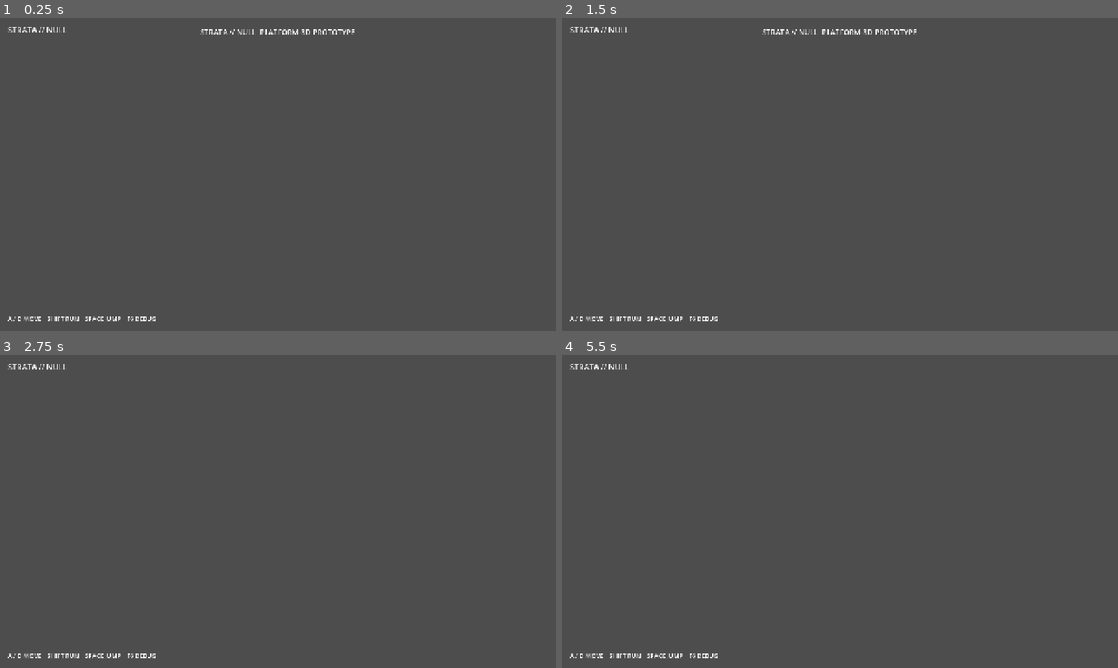
Above: before the commit, frames 1-4 (two rows, left to right).
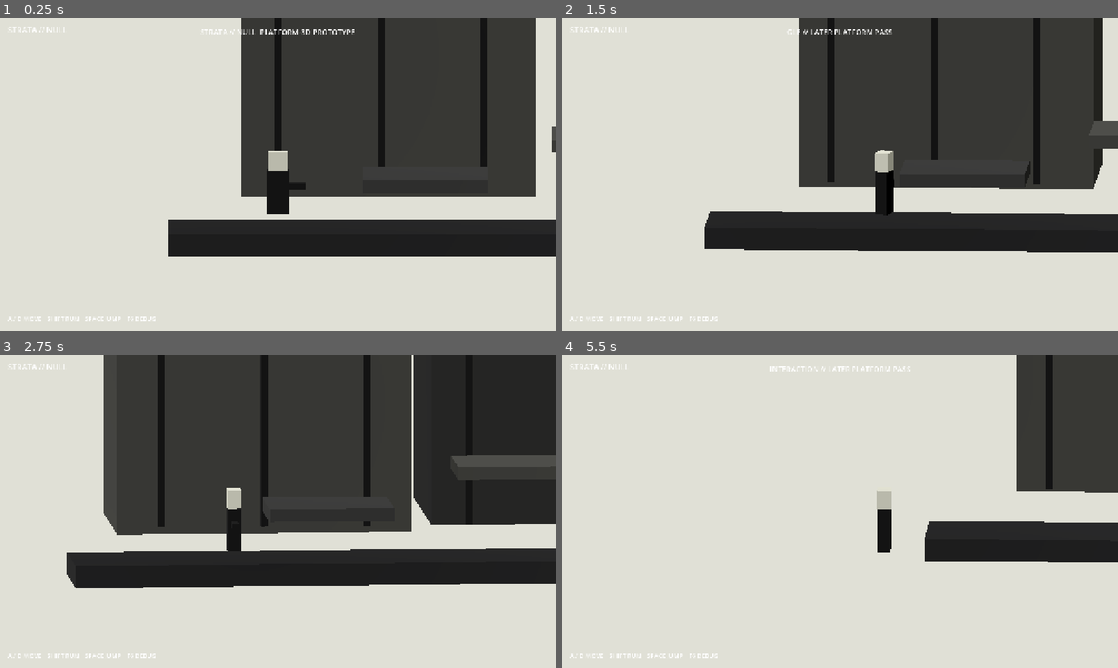
Above: after the commit, the same moments.

Repository: qcimport1337-sketch/STRATA_NULL_BUILD
Game: Godot game, scene res://scenes/main.tscn
Two runs of this game, one before a commit and one after it. Both use one fixed random seed, a clock stepped at 60 frames per second and the inputs below.
Inputs (mouse positions are in pixels of both pictures, inside the frame that each line leads up to):
- Up to frame 1 (0.25 s): no input
- Up to frame 2 (1.5 s): move the mouse to (962, 158) at 0.52 s; hold D (move_right) 0.53-1.28 s; tap F (interact) at 0.6 s; tap Space (jump) at 0.77 s; move the mouse to (728, 190) at 1.27 s; hold A (move_left) from 1.28 s (still down); click (728, 190) at 1.35 s
- Up to frame 3 (2.75 s): tap Space (jump) at 1.52 s; move the mouse to (333, 442) at 2.02 s; release A (move_left) at 2.03 s; hold D (move_right) from 2.03 s (still down); hold Shift (sprint) from 2.03 s (still down)
- Up to frame 4 (5.5 s): move the mouse to (812, 574) at 2.77 s; release Shift (sprint) at 2.78 s; tap F (interact) at 2.85, 5.1 s; tap Space (jump) at 3.02, 3.77, 4.52 s; move the mouse to (1006, 558) at 3.52 s; release D (move_right) at 3.53 s; hold A (move_left) from 3.53 s (still down); click (1006, 558) at 3.6 s; move the mouse to (673, 464) at 4.27 s; tap Shift (sprint) at 4.35 s; move the mouse to (867, 511) at 5.02 s

The runs differ from the first frame. In frame 1, 99% of the frame differs, in the area x 0-100%, y 0-100%; in frame 2, 98%; in frame 3, 96%; in frame 4, 100%.
Error before the commit: Parse Error: Cannot infer the type of "ahead" variable because the value doesn't have a set type. (res://scripts/camera_rig.gd:40)

Commit message:
Fix platform camera type inference

Diff:
--- a/scripts/camera_rig.gd
+++ b/scripts/camera_rig.gd
@@ -37,8 +37,8 @@
         return
 
     plane_normal = plane_normal.slerp(desired_normal, clampf(delta * 5.0, 0.0, 1.0)).normalized()
-    var ahead := plane_tangent * look_ahead * sign(target.velocity.dot(plane_tangent))
-    var focus := target.global_position + Vector3(0, follow_height, 0) + ahead
-    var desired_pos := focus + plane_normal * camera_distance + Vector3(0, 1.1, 0)
+    var ahead: Vector3 = plane_tangent * look_ahead * signf(target.velocity.dot(plane_tangent))
+    var focus: Vector3 = target.global_position + Vector3(0, follow_height, 0) + ahead
+    var desired_pos: Vector3 = focus + plane_normal * camera_distance + Vector3(0, 1.1, 0)
     global_position = global_position.lerp(desired_pos, 1.0 - exp(-smooth_speed * delta))
     look_at(focus, Vector3.UP)
